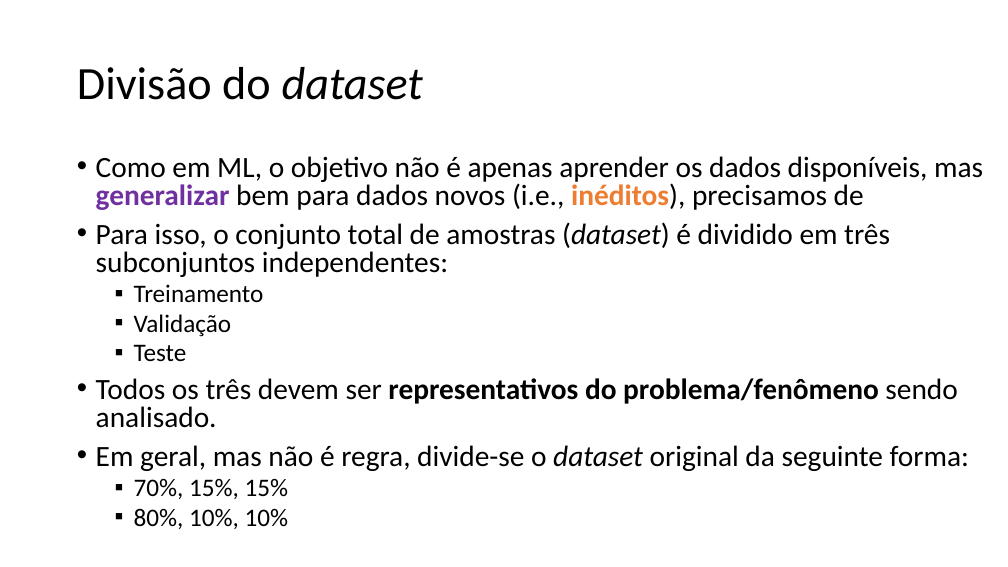
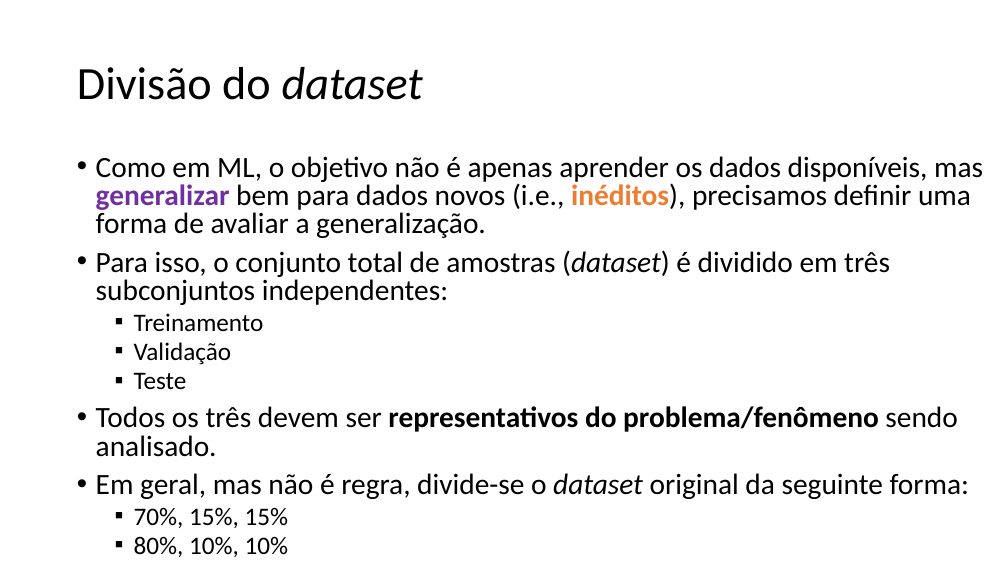
Before and after one commit to zz4fap/c24_inteligencia_artificial, a slide deck: slide 7 of slides/C24_Transformações.pptx. Drawn at 1008x567 pixels with LibreOffice and Linux fonts; fonts in the diff are those of the drawing. Boxes give left, top, right and bottom in pixels: in the first picture for what was removed or moved away, otherwise in the second. Text is boxed around its words. In the diff, an @@ line names an element or a change of style, - is before the commit and + after.

Commit message:
new slides

```diff
--- a/slides/C24_Transformações.pptx
+++ b/slides/C24_Transformações.pptx
@@ text at (96,156,983,238): text changed @@
-• Como em ML, o objetivo não é apenas aprender os dados disponíveis, mas generalizar bem para dados novos (i.e., inéditos), precisamos de
+• Como em ML, o objetivo não é apenas aprender os dados disponíveis, mas generalizar bem para dados novos (i.e., inéditos), precisamos definir uma forma de avaliar a generalização.
```
Also in this commit, not shown: 1 other slide changed.
